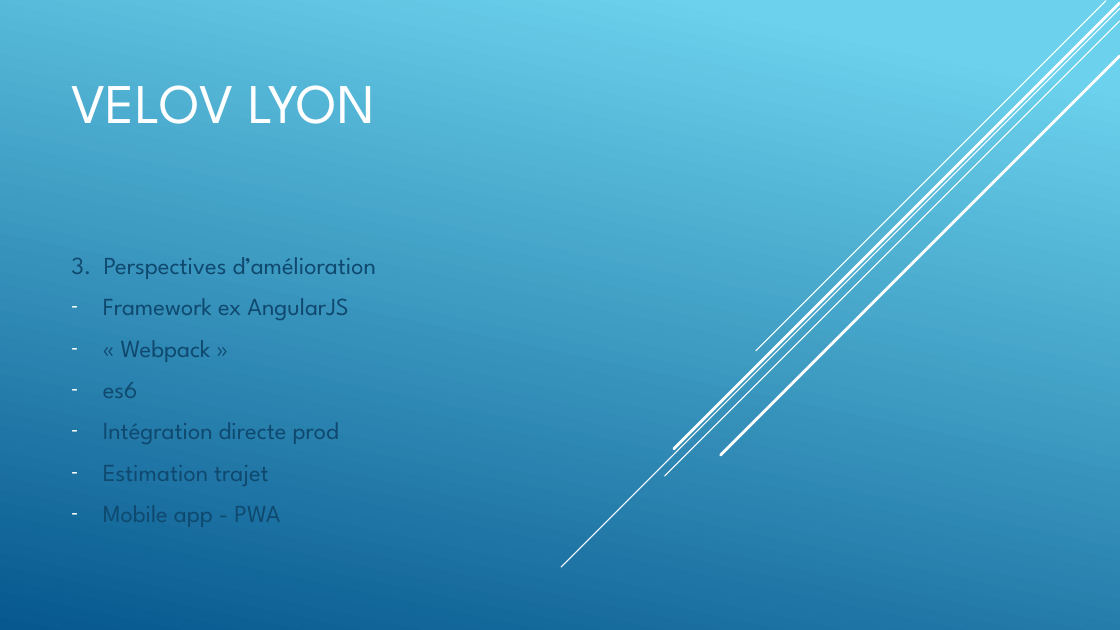
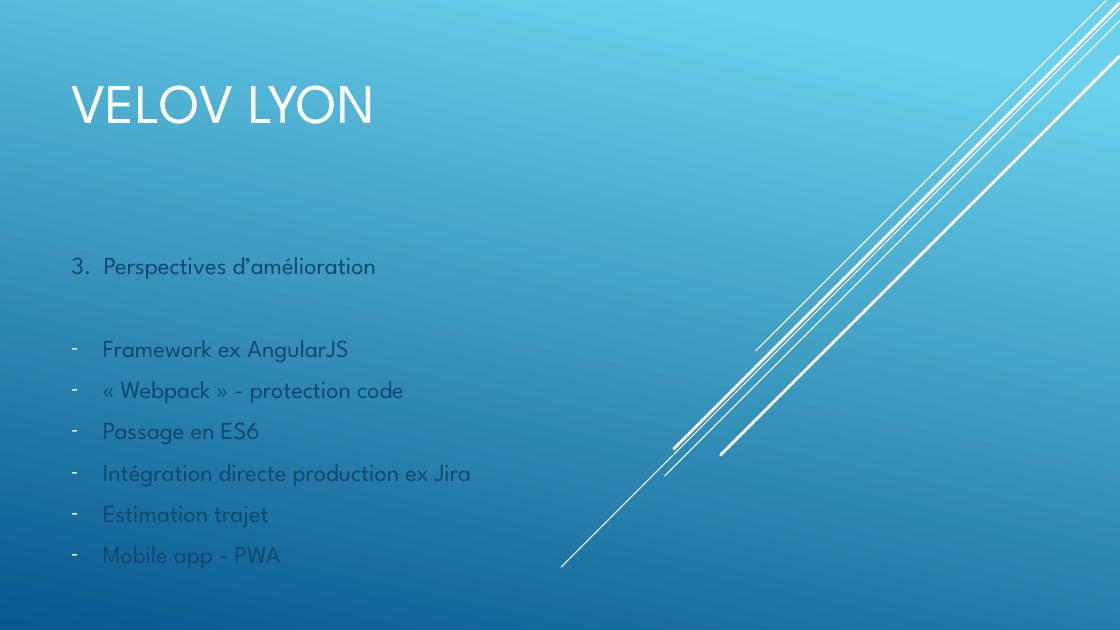
Before and after one commit to btolan-karudev/oc-velo, a slide deck: slide 3 of VELOvBenjaminTolanLivraleppt.pptx. Drawn at 1120x630 pixels with LibreOffice and Linux fonts; fonts in the diff are those of the drawing. Boxes give left, top, right and bottom in pixels: in the first picture for what was removed or moved away, otherwise in the second. Text is boxed around its words. In the diff, an @@ line names an element or a change of style, - is before the commit and + after.

```diff
--- a/VELOvBenjaminTolanLivraleppt.pptx
+++ b/VELOvBenjaminTolanLivraleppt.pptx
@@ subtitle at [103, 381, 471, 486]: text changed @@
-– « Webpack »
-– es6
-– Intégration directe prod
+– « Webpack » - protection code
+– Passage en ES6
+– Intégration directe production ex Jira
```
Also in this commit, not shown: 2 other slides changed, 3 other files.
